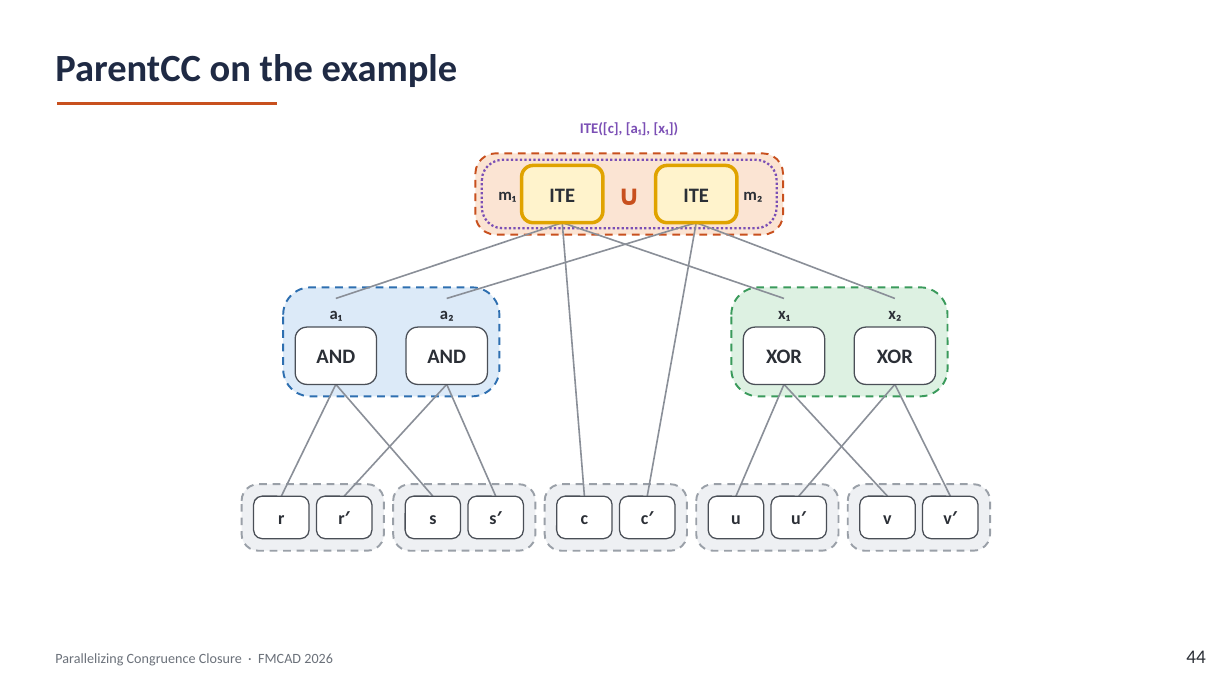
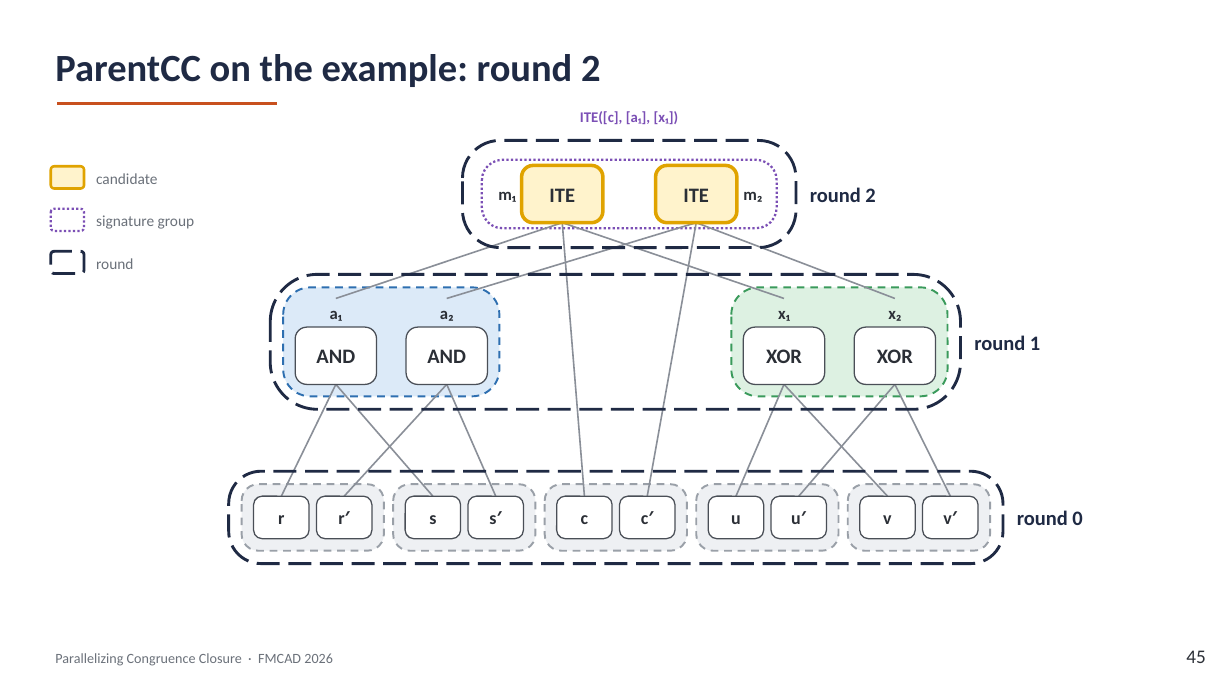
Before and after one commit to amarshah1/parallelcc-paper, a slide deck: slide 45 of slides/parallelcc-part1.pptx (slide 44 before the commit). Drawn at 1232x693 pixels with LibreOffice and Linux fonts; fonts in the diff are those of the drawing. Boxes give left, top, right and bottom in pixels: in the first picture for what was removed or moved away, otherwise in the second. Text is boxed around its words. In the diff, an @@ line names an element or a change of style, - is before the commit and + after.

```diff
--- a/slides/parallelcc-part1.pptx
+++ b/slides/parallelcc-part1.pptx
@@ text at [55, 54, 600, 87]: text changed @@
-ParentCC on the example
+ParentCC on the example: round 2
@@ text "ITE([c], [a₁], [x₁])": place and size @@
-text "ITE([c], [a₁], [x₁])" at [580, 122, 679, 135]
+text "ITE([c], [a₁], [x₁])" at [580, 111, 679, 124]
@@ rounded rectangle: place and size @@
-rounded rectangle at [475, 153, 783, 235]
+rounded rectangle at [462, 140, 796, 248]
@@ rounded rectangle at [462, 140, 796, 248]: fill #FBE4D3 to none; outline #C8501E 1.5 pt dashed to #1F2A44 2.25 pt dashed; proportions changed @@
@@ rounded rectangle added at [51, 166, 84, 189], fill #FFF3CC, outline #E0A300 2 pt @@
@@ text added at [96, 173, 157, 184], 12 pt, text #6B717A @@
+candidate
@@ text removed at [592, 166, 666, 222] @@
-∪
@@ rounded rectangle added at [51, 209, 84, 231], outline #7B4FB5 1.75 pt dashed @@
@@ text added at [810, 187, 875, 202], 16 pt, text #1F2A44, bold @@
+round 2
@@ text added at [96, 215, 195, 229], 12 pt, text #6B717A @@
+signature group
@@ rounded rectangle added at [51, 251, 84, 274], outline #1F2A44 2.25 pt dashed @@
@@ text added at [96, 258, 133, 269], 12 pt, text #6B717A @@
+round
@@ rounded rectangle added at [270, 274, 960, 409], outline #1F2A44 2.25 pt dashed @@
@@ text added at [974, 335, 1040, 350], 16 pt, text #1F2A44, bold @@
+round 1
@@ rounded rectangle added at [228, 471, 1003, 564], outline #1F2A44 2.25 pt dashed @@
@@ text added at [1017, 510, 1082, 525], 16 pt, text #1F2A44, bold @@
+round 0
@@ text at [1186, 650, 1205, 663]: text changed @@
-44
+45
```
Also in this commit, not shown: 7 other slides changed, 1 slide added, 1 other file.
